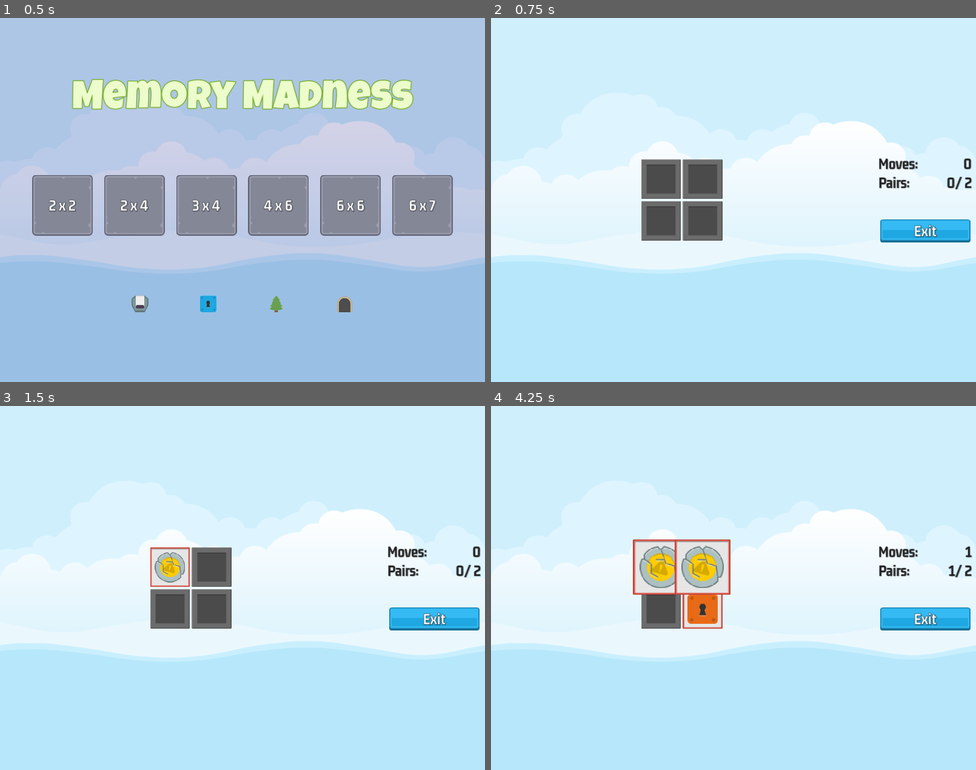
Above: before the commit, frames 1-4 (two rows, left to right).
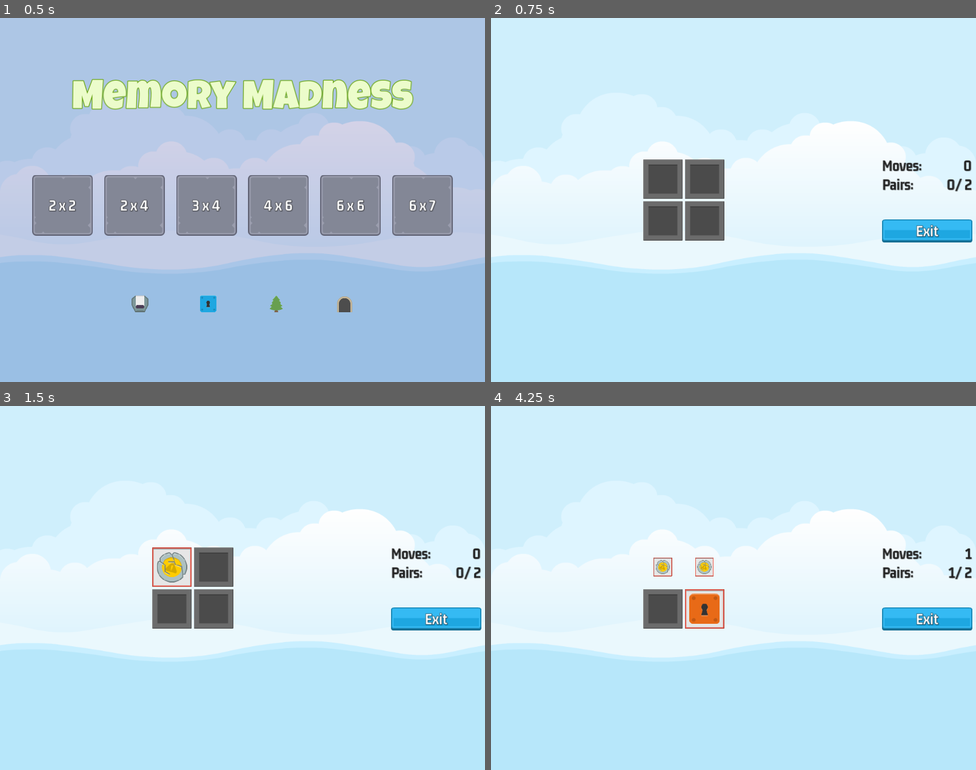
Above: after the commit, the same moments.

Repository: justknick/MemoryMadness
Game: Godot game, scene res://scenes/master/master.tscn
The game is run twice, just before and just after one commit, with the same random seed, the same clock (stepped at 60 frames per second) and the same inputs.
Inputs (mouse positions are in pixels of both pictures, inside the frame that each line leads up to):
- Up to frame 1 (0.5 s): no input
- Up to frame 2 (0.75 s): click "2 x 2" at 0.5 s
- Up to frame 3 (1.5 s): click (169, 566) at 1.25 s
- Up to frame 4 (4.25 s): click (704, 566) at 2.02 s; click (660, 609) at 2.77 s; click (704, 609) at 3.52 s

Frame 1 is identical in both runs. In frame 2, 1.3% of the frame differs, in the area x 31-100%, y 38-62%; in frame 3, 1.6%; in frame 4, 3.4%, in the area x 29-100%, y 36-62%.

Commit message:
implemented game_over_ui scene into the game_screen scene // updated exit_button to extend TextureButton

Diff:
--- a/scenes/game_screen/game_screen.tscn
+++ b/scenes/game_screen/game_screen.tscn
@@ -1,10 +1,11 @@
-[gd_scene load_steps=6 format=3 uid="uid://dbe6t72u3h60q"]
+[gd_scene load_steps=7 format=3 uid="uid://dbe6t72u3h60q"]
 
 [ext_resource type="LabelSettings" uid="uid://dfi4leopae0oi" path="res://resource/GM_32_Dark.tres" id="1_sywjj"]
 [ext_resource type="Script" path="res://scenes/game_screen/game_screen.gd" id="1_x25x6"]
 [ext_resource type="PackedScene" uid="uid://dy3nyg6ec6a78" path="res://scenes/ui/buttons/exit_button.tscn" id="2_2nfrl"]
 [ext_resource type="PackedScene" uid="uid://x8cta2ypynum" path="res://scenes/ui/buttons/memory_tile_button.tscn" id="2_xlx3h"]
 [ext_resource type="PackedScene" uid="uid://dej26wrldrc40" path="res://scenes/scorer/scorer.tscn" id="3_4h3tb"]
+[ext_resource type="PackedScene" uid="uid://b11aby3b5vgtn" path="res://scenes/ui/game_over/game_over_ui.tscn" id="6_8hs23"]
 
 [node name="GameScreen" type="Control"]
 layout_mode = 3
@@ -91,3 +92,6 @@
 
 [node name="ExitButton" parent="HBoxContainer/PlayerContainer/VBoxContainer" instance=ExtResource("2_2nfrl")]
 layout_mode = 2
+
+[node name="GameOverUI" parent="." instance=ExtResource("6_8hs23")]
+layout_mode = 1
--- a/scenes/scorer/scorer.gd
+++ b/scenes/scorer/scorer.gd
@@ -39,8 +39,11 @@
 		t.hide_on_success()
 	_pairs_made += 1
 	prints("pairs made: ", _pairs_made)
+	# once the last pair is made, show gameover
+	check_gameover()
 	# play sound when hiding?
 	pass
+
 
 
 func selections_pair_match() -> bool:
@@ -80,6 +83,15 @@
 	pass
 
 
+func check_gameover() -> void:
+	#when the target pair is achieved, display gameover
+	#print("pairs: ", _pairs_made, ", target: ", _target_pairs)
+	if _pairs_made == _target_pairs:
+		SignalManager.on_gameover.emit(_moves_made)
+	else:
+		pass
+
+
 func on_game_exit_pressed() -> void:
 	reveal_timer.stop()
 
--- a/scenes/scorer/scorer.tscn
+++ b/scenes/scorer/scorer.tscn
@@ -6,7 +6,6 @@
 script = ExtResource("1_wpja7")
 
 [node name="RevealTimer" type="Timer" parent="."]
-wait_time = 1.2
 one_shot = true
 
 [connection signal="timeout" from="RevealTimer" to="." method="_on_reveal_timer_timeout"]
--- a/scenes/ui/buttons/exit_button.gd
+++ b/scenes/ui/buttons/exit_button.gd
@@ -1,4 +1,4 @@
-extends Button
+extends TextureButton
 
 
 func _on_pressed() -> void:
--- a/scenes/ui/buttons/exit_button.tscn
+++ b/scenes/ui/buttons/exit_button.tscn
@@ -1,12 +1,24 @@
-[gd_scene load_steps=4 format=3 uid="uid://dy3nyg6ec6a78"]
+[gd_scene load_steps=5 format=3 uid="uid://dy3nyg6ec6a78"]
 
 [ext_resource type="Texture2D" uid="uid://b638ew2hhf844" path="res://assets/ui/blue_button00.png" id="1_q1kh6"]
+[ext_resource type="Texture2D" uid="uid://cpkuqvmgju03s" path="res://assets/ui/green_button00.png" id="2_7tqpv"]
 [ext_resource type="LabelSettings" uid="uid://yfdrfy7yhagf" path="res://resource/GM_32_White.tres" id="2_fpo2q"]
 [ext_resource type="Script" path="res://scenes/ui/buttons/exit_button.gd" id="2_s4w7t"]
 
-[node name="ExitButton" type="Button"]
-icon = ExtResource("1_q1kh6")
-flat = true
+[node name="ExitButton" type="TextureButton"]
+anchors_preset = 8
+anchor_left = 0.5
+anchor_top = 0.5
+anchor_right = 0.5
+anchor_bottom = 0.5
+offset_left = -95.0
+offset_top = -24.5
+offset_right = 95.0
+offset_bottom = 24.5
+grow_horizontal = 2
+grow_vertical = 2
+texture_normal = ExtResource("1_q1kh6")
+texture_pressed = ExtResource("2_7tqpv")
 script = ExtResource("2_s4w7t")
 
 [node name="ExitLabel" type="Label" parent="."]
--- /dev/null
+++ b/scenes/ui/game_over/game_over_ui.gd
@@ -0,0 +1,19 @@
+extends Control
+
+@onready var moves_value: Label = %MovesValue
+
+
+func _ready() -> void:
+	hide()
+	z_index = 2
+	SignalManager.on_gameover.connect(on_gameover)
+
+
+func on_gameover(moves: int) -> void:
+	print("gameover screen displays")
+	moves_value.text = str(moves)
+	show()
+
+
+func _on_exit_button_pressed() -> void:
+	hide()
--- /dev/null
+++ b/scenes/ui/game_over/game_over_ui.tscn
@@ -0,0 +1,98 @@
+[gd_scene load_steps=6 format=3 uid="uid://b11aby3b5vgtn"]
+
+[ext_resource type="Script" path="res://scenes/ui/game_over/game_over_ui.gd" id="1_bbdi0"]
+[ext_resource type="Texture2D" uid="uid://b3lei18qinkil" path="res://assets/ui/UIbg.png" id="1_r1tdl"]
+[ext_resource type="LabelSettings" uid="uid://dh3ytj3b7t4se" path="res://resource/LG_84_Green.tres" id="2_6inie"]
+[ext_resource type="PackedScene" uid="uid://dy3nyg6ec6a78" path="res://scenes/ui/buttons/exit_button.tscn" id="4_u24on"]
+[ext_resource type="LabelSettings" uid="uid://dfi4leopae0oi" path="res://resource/GM_32_Dark.tres" id="4_y0vrw"]
+
+[node name="GameOverUI" type="Control"]
+visible = false
+layout_mode = 3
+anchors_preset = 15
+anchor_right = 1.0
+anchor_bottom = 1.0
+grow_horizontal = 2
+grow_vertical = 2
+script = ExtResource("1_bbdi0")
+
+[node name="BGTextureRect" type="ColorRect" parent="."]
+layout_mode = 1
+anchors_preset = 15
+anchor_right = 1.0
+anchor_bottom = 1.0
+grow_horizontal = 2
+grow_vertical = 2
+color = Color(0.164706, 0.580392, 0.54902, 0.203922)
+
+[node name="NinePatchRect" type="NinePatchRect" parent="."]
+layout_mode = 1
+anchors_preset = 8
+anchor_left = 0.5
+anchor_top = 0.5
+anchor_right = 0.5
+anchor_bottom = 0.5
+offset_left = -256.0
+offset_top = -192.0
+offset_right = 256.0
+offset_bottom = 192.0
+grow_horizontal = 2
+grow_vertical = 2
+texture = ExtResource("1_r1tdl")
+patch_margin_left = 10
+patch_margin_top = 10
+patch_margin_right = 10
+patch_margin_bottom = 10
+
+[node name="MarginContainer" type="MarginContainer" parent="NinePatchRect"]
+layout_mode = 1
+anchors_preset = 15
+anchor_right = 1.0
+anchor_bottom = 1.0
+grow_horizontal = 2
+grow_vertical = 2
+theme_override_constants/margin_left = 24
+theme_override_constants/margin_top = 64
+theme_override_constants/margin_right = 24
+theme_override_constants/margin_bottom = 24
+
+[node name="VBoxContainer" type="VBoxContainer" parent="NinePatchRect/MarginContainer"]
+layout_mode = 2
+size_flags_horizontal = 4
+alignment = 1
+
+[node name="TitleLabel" type="Label" parent="NinePatchRect/MarginContainer/VBoxContainer"]
+layout_mode = 2
+text = "You Win!"
+label_settings = ExtResource("2_6inie")
+horizontal_alignment = 1
+vertical_alignment = 1
+
+[node name="MovesHB" type="HBoxContainer" parent="NinePatchRect/MarginContainer/VBoxContainer"]
+layout_mode = 2
+alignment = 1
+
+[node name="MovesLabel" type="Label" parent="NinePatchRect/MarginContainer/VBoxContainer/MovesHB"]
+layout_mode = 2
+text = "Moves Made: "
+label_settings = ExtResource("4_y0vrw")
+horizontal_alignment = 1
+vertical_alignment = 1
+
+[node name="MovesValue" type="Label" parent="NinePatchRect/MarginContainer/VBoxContainer/MovesHB"]
+unique_name_in_owner = true
+layout_mode = 2
+text = "#"
+label_settings = ExtResource("4_y0vrw")
+
+[node name="Spacer" type="Control" parent="NinePatchRect/MarginContainer/VBoxContainer"]
+layout_mode = 2
+size_flags_vertical = 3
+
+[node name="ExitButton" parent="NinePatchRect/MarginContainer/VBoxContainer" instance=ExtResource("4_u24on")]
+unique_name_in_owner = true
+layout_mode = 2
+size_flags_horizontal = 4
+size_flags_vertical = 4
+
+[connection signal="pressed" from="NinePatchRect/MarginContainer/VBoxContainer/ExitButton" to="." method="_on_exit_button_pressed"]
